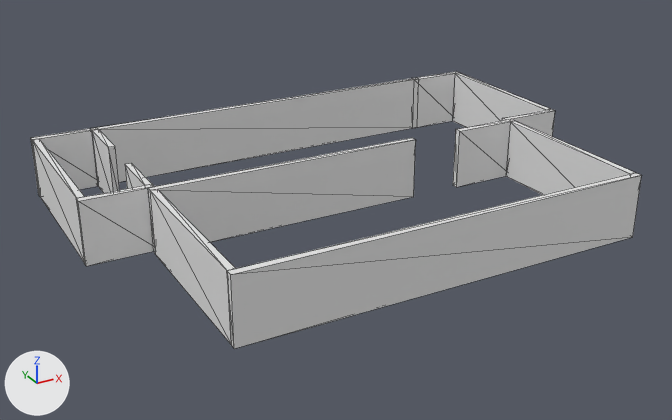
Renders of the OBJ model LegacyEditor/LevelEditor/Assets/Walls.obj from each side of a commit.
One viewpoint serves both versions: a camera (50 mm lens) standing at (-22.8, -36.1, 18.0) and looking at (-3.2, -0.5, 0.2). Lighting does not change. The marker at lower left points along +X, +Y and +Z. Mesh edges are drawn as thin lines. Where no turn or scale is listed for an object, it has been applied to the vertices.

The first picture shows 'Walls'.
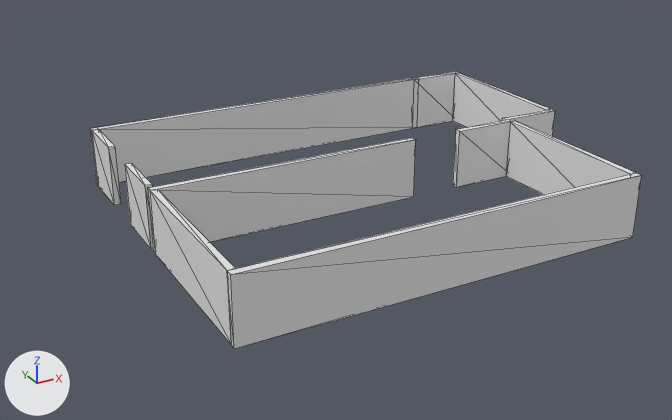
Boxes (x1, y1, x2, y2) around the edits, measured in the pictures (672 x 420 px):
'Walls', reshaped (10% narrower): before (31, 72, 642, 349); after (90, 72, 642, 349)
part 1 of me_walls, deleted: before (32, 139, 85, 262)
part 2 of me_walls, deleted: before (31, 127, 98, 196)
part 3 of me_walls, deleted: before (76, 184, 155, 266)

The edits, one by one:
me_walls has 112 vertices, 168 faces and spans x -15.1..10.1, y -9.2..8.7, z 0.0..3.0.
me_walls is used by ob_walls; location (0.0, 0.0, 0.0).
Verts and faces of me_walls; kept vertices keep their numbers, new ones are numbered from 112.
Before the commit, vertices of me_walls: 24 (-15.1, 8.4, 0.0) at pixel (39, 196), 25 (-11.9, 8.4, 0.0), 26 (-15.1, 8.4, 3.0) at pixel (32, 139), 27 (-11.9, 8.4, 3.0) at pixel (98, 129), 28 (-15.1, 8.7, 3.0) at pixel (30, 137).
Before the commit, vertices of me_walls: 29 (-11.9, 8.7, 3.0) at pixel (96, 127), 30 (-15.1, 8.7, 0.0) at pixel (38, 194), 31 (-11.9, 8.7, 0.0).
Before the commit, vertices of me_walls: 48 (-15.1, -0.2, 0.0) at pixel (86, 266), 49 (-11.9, -0.2, 0.0), 50 (-15.1, -0.2, 3.0) at pixel (78, 201), 51 (-11.9, -0.2, 3.0) at pixel (154, 186), 52 (-15.1, 0.1, 3.0) at pixel (76, 198).
Before the commit, vertices of me_walls: 53 (-11.9, 0.1, 3.0) at pixel (152, 183), 54 (-15.1, 0.1, 0.0) at pixel (84, 263), 55 (-11.9, 0.1, 0.0).
me_walls part 1: the loose piece of 8 vertices spanning x -15.1..-14.8, y 0.1..8.4, z 0.0..3.0 is deleted.
Part 2, on me_walls:
Vertices deleted: 24, 26, 28, 30 (with the faces that use them).
Part 3, on me_walls:
Vertices deleted: 48, 50, 52, 54 (with the faces that use them).
